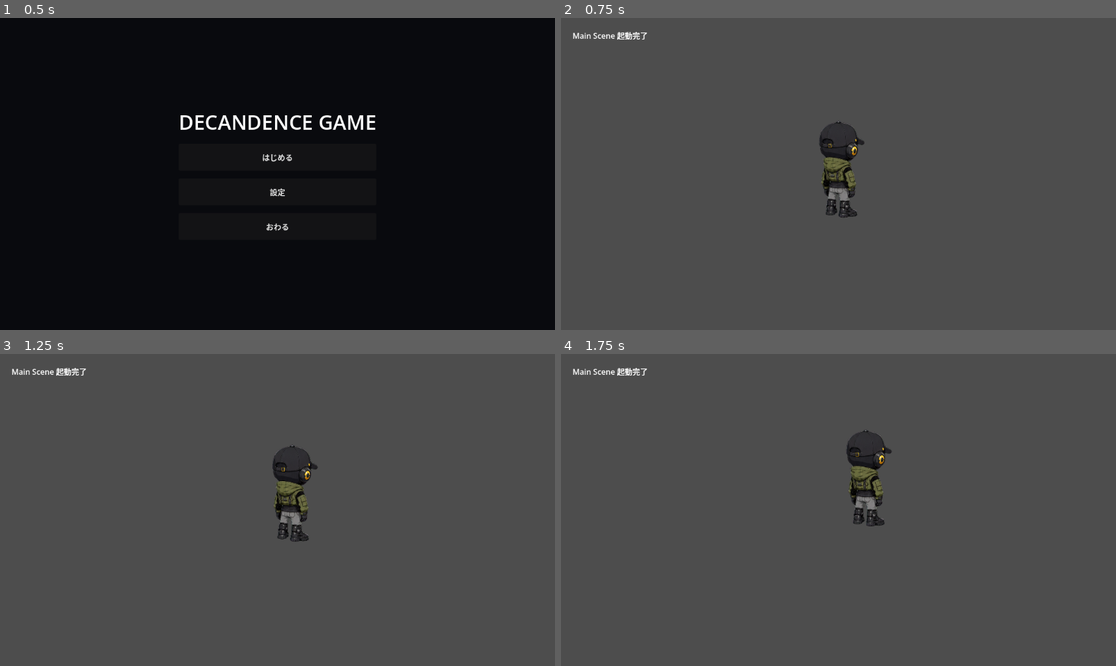
Above: before the commit, frames 1-4 (two rows, left to right).
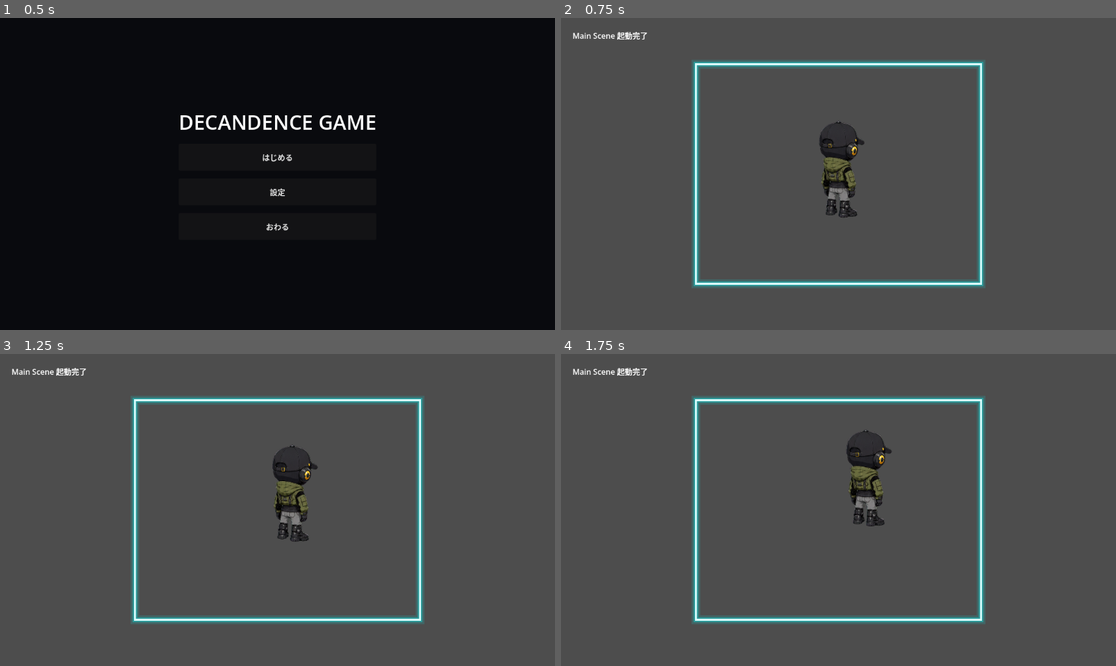
Above: after the commit, the same moments.

Repository: grimoire1089-coder/optimistic
Game: Godot game, scene res://Scenes/Boot/TitleScene.tscn
Two runs of this game, one before a commit and one after it. Both use one fixed random seed, a clock stepped at 60 frames per second and the inputs below.
Inputs:
- Up to frame 1 (0.5 s): no input
- Up to frame 2 (0.75 s): click "はじめる" at 0.5 s
- Up to frame 3 (1.25 s): no input
- Up to frame 4 (1.75 s): no input

Frame 1 is identical in both runs. In frame 2, 3.0% of the frame differs, in the area x 23-77%, y 14-86%; in frame 3, 3.0%; in frame 4, 3.0%.

Commit message:
Attach Robin movement area neon frame

Diff:
--- a/Scenes/Characters/Robin/RobinWanderActor.tscn
+++ b/Scenes/Characters/Robin/RobinWanderActor.tscn
@@ -1,9 +1,10 @@
-[gd_scene load_steps=6 format=3 uid="uid://cb0fyv6e2f40m"]
+[gd_scene load_steps=7 format=3 uid="uid://cb0fyv6e2f40m"]
 
 [ext_resource type="Script" path="res://Scripts/Characters/Robin/RobinWanderActor.gd" id="1_actor"]
 [ext_resource type="Texture2D" path="res://Assets/Characters/Robin/Walk/robin_8dir_standing.png" id="2_standing_texture"]
 [ext_resource type="Script" path="res://Scripts/Characters/Robin/Modules/RobinRandomWanderModule.gd" id="3_wander_module"]
 [ext_resource type="Script" path="res://Scripts/Characters/Robin/Modules/RobinWalkSpriteAnimator.gd" id="4_animator"]
+[ext_resource type="Script" path="res://Scripts/Characters/Robin/Modules/RobinMovementAreaFrame.gd" id="5_movement_area_frame"]
 
 [sub_resource type="CircleShape2D" id="CircleShape2D_robin"]
 radius = 12.0
@@ -38,3 +39,10 @@
 moving_bob_amount = 2.0
 moving_rotation_degrees = 0.8
 moving_scale_amount = 0.008
+
+[node name="RobinMovementAreaFrame" type="Node2D" parent="."]
+script = ExtResource("5_movement_area_frame")
+actor_path = NodePath("..")
+outer_glow_width = 18.0
+middle_glow_width = 10.0
+core_line_width = 4.0
